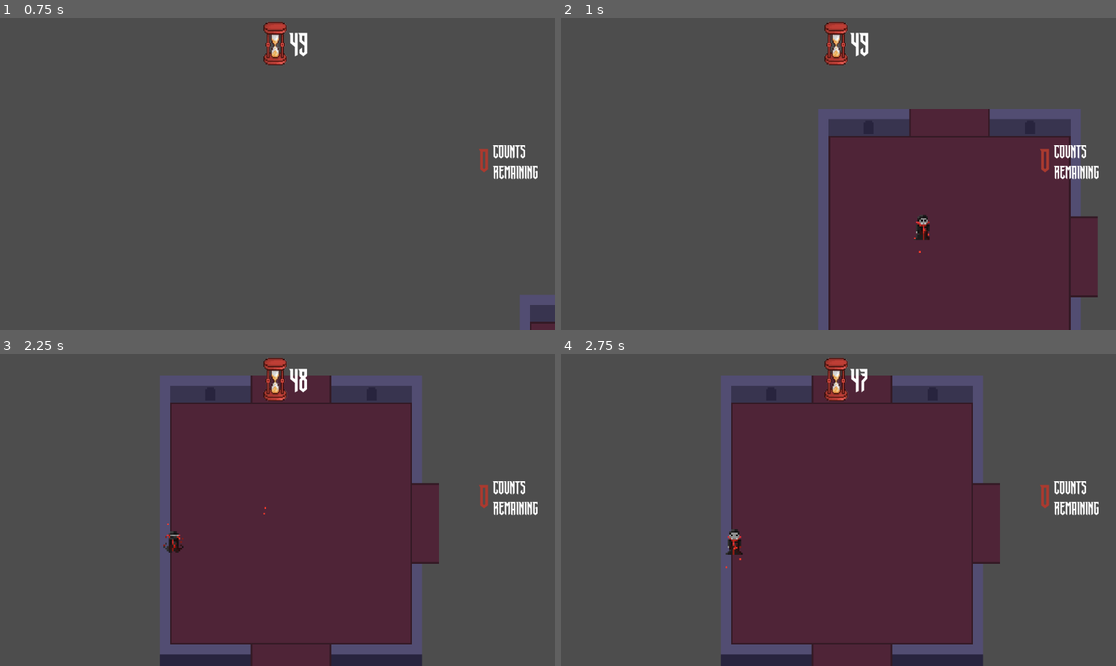
Above: before the commit, frames 1-4 (two rows, left to right).
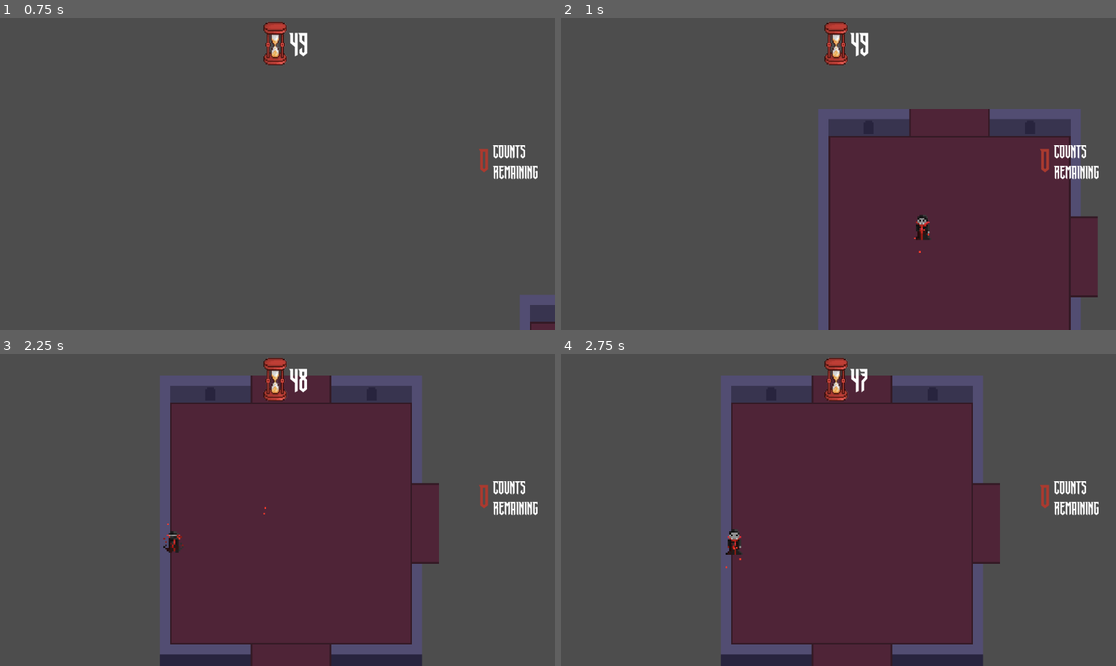
Above: after the commit, the same moments.

Repository: francoisouiz/countdowntogmtk
Game: Godot game, scene res://scenes/root.tscn
Two runs of this game, one before a commit and one after it. Both use one fixed random seed, a clock stepped at 60 frames per second and the inputs below.
Inputs (mouse positions are in pixels of both pictures, inside the frame that each line leads up to):
- Up to frame 1 (0.75 s): click "PLAY" at 0.5 s
- Up to frame 2 (1 s): no input
- Up to frame 3 (2.25 s): move the mouse to (399, 494) at 1.27 s; hold Q (charge) 1.28-2.03 s; tap Enter at 2 s; move the mouse to (166, 525) at 2.02 s; click (166, 525) at 2.1 s
- Up to frame 4 (2.75 s): no input

Frame 1 is identical in both runs. In frame 2, less than 0.1% of the frame differs, in the area x 63-67%, y 63-72%; in frame 3, less than 0.1%; in frame 4, less than 0.1%.

Commit message:
feat: count down per room

Diff:
--- a/scripts/counts_down_ui.gd
+++ b/scripts/counts_down_ui.gd
@@ -3,5 +3,5 @@
 @onready var countdown_label: Label = $HBoxContainer/MarginContainer/CountdownLabel
 
 func _process(delta):
-	var enemies = get_tree().get_nodes_in_group("enemies")
-	countdown_label.text = str(len(enemies))
+	var enemies = get_tree().get_node_count_in_group("enemy")
+	countdown_label.text = str(enemies)
--- a/scripts/level_manager.gd
+++ b/scripts/level_manager.gd
@@ -3,6 +3,8 @@
 @onready var level = preload("res://scenes/level.tscn")
 @onready var root = get_parent()
 @onready var level_number: int = 1
+
+var enemy_count = 0
 
 func _ready() -> void:
 	Events.level_cleared.connect(func(level):
@@ -11,7 +13,13 @@
 		create_level()
 	)
 
+func get_enemy_count() -> int:
+	return get_tree().get_node_count_in_group("enemy")
+
 func create_level() -> void:
 	var level_instance = level.instantiate()
 	level_instance.level_number = level_number
 	root.call_deferred("add_child", level_instance)
+
+
+	enemy_count = get_enemy_count()
--- a/scripts/player.gd
+++ b/scripts/player.gd
@@ -57,6 +57,11 @@
 		else:
 			move_and_slide()
 			diff_sec = move_toward(diff_sec, 0.0, 3 * delta)
+
+	if get_relative_mouse_position().x < 0:
+		animated_sprite.flip_h = true
+	else:
+		animated_sprite.flip_h = false
 
 func take_damage(hp):
 	if can_take_damage:
